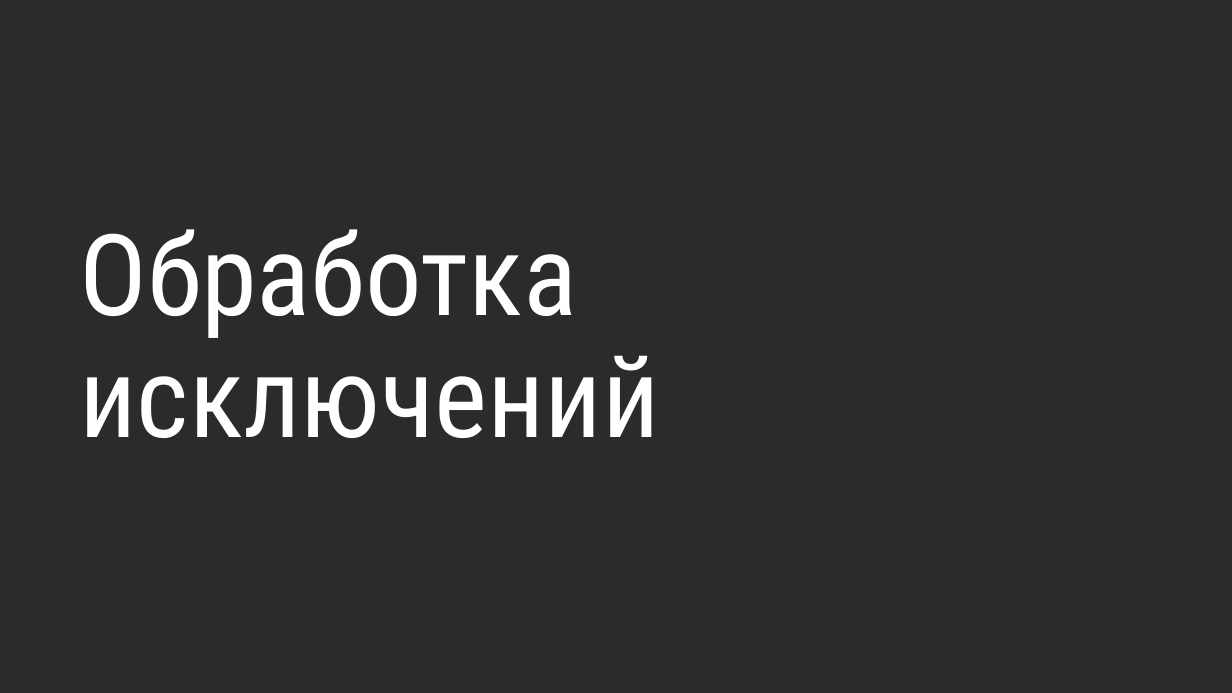
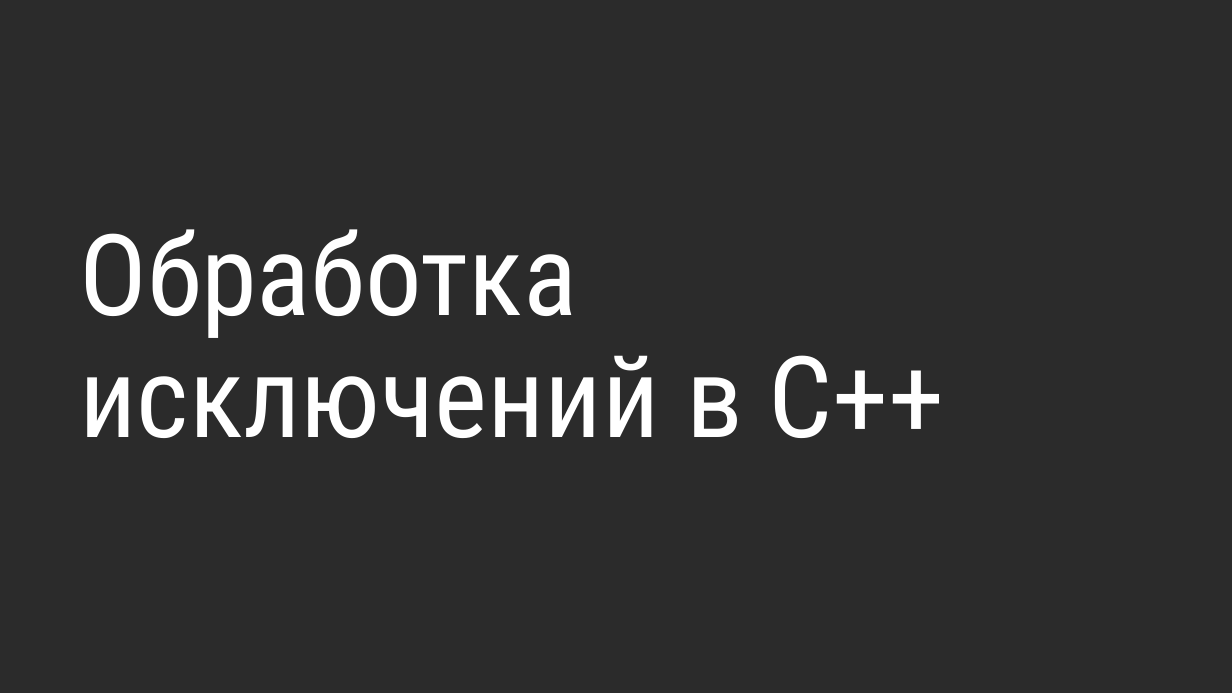
Before and after one commit to alexey-malov/oop, a slide deck: slide 1 of lectures/05/Обработка ошибок и исключительных ситуаций.pptx. Drawn at 1232x693 pixels with LibreOffice and Linux fonts; fonts in the diff are those of the drawing; background and template pictures are left out; a plain dark background stands for a picture behind light text. Boxes give left, top, right and bottom in pixels: in the first picture for what was removed or moved away, otherwise in the second. Text is boxed around its words. In the diff, an @@ line names an element or a change of style, - is before the commit and + after.

```diff
--- a/lectures/05/Обработка ошибок и исключительных ситуаций.pptx
+++ b/lectures/05/Обработка ошибок и исключительных ситуаций.pptx
@@ title at box(80, 229, 945, 438): text changed @@
-Обработка исключений
+Обработка исключений в C++
```
Also in this commit, not shown: 3 other slides changed, 1 slide added.
